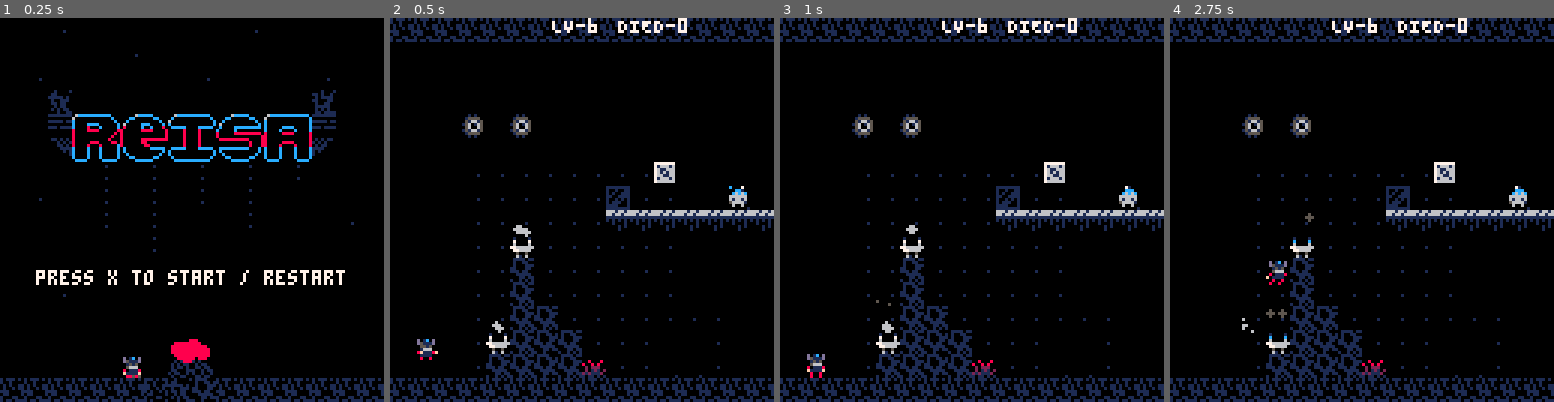
Above: before the commit, frames 1-4 (left to right).
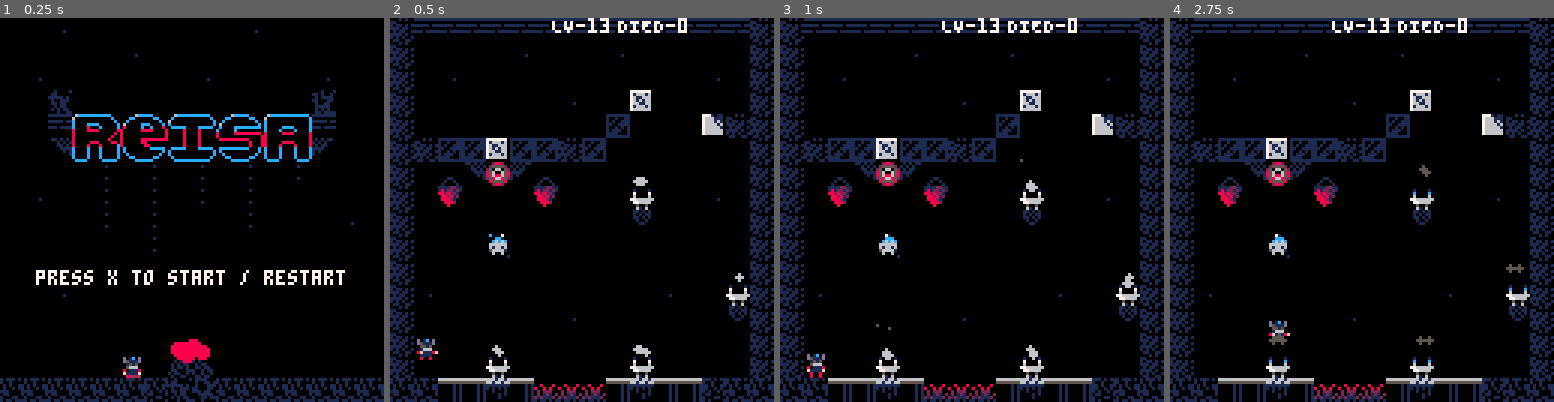
Above: after the commit, the same moments.

Repository: han-sen/pico-8-tests
Game: PICO-8 cartridge reisa/reisa.p8
Same seed, same stepped clock (60 frames per second), same inputs: the game is played once before the commit and once after it.
Inputs:
- Up to frame 1 (0.25 s): no input
- Up to frame 2 (0.5 s): tap X (X key) at 0.33 s
- Up to frame 3 (1 s): no input
- Up to frame 4 (2.75 s): tap X (X key) at 1.07, 1.85 s; hold Right 1.6-2.1 s; hold Up 2.15-2.42 s; hold Right from 2.47 s (still down)

Frame 1 is identical in both runs. In frame 2, 21% of the frame differs, in the area x 0-100%, y 0-100%; in frame 3, 21%; in frame 4, 22%.

Commit message:
fixed collision detecting while boosting

Diff:
--- a/reisa/reisa.p8
+++ b/reisa/reisa.p8
@@ -75,6 +75,7 @@
 		draw_turrets()
 		draw_player()
 		draw_bullets()
+		draw_text()
 		draw_fx()
 		roll_cam()
 		draw_debug()
@@ -83,9 +84,10 @@
 
 -- DEBUG OUTPUT
 function draw_debug()
-	print("LV-"..world.current_level, game_camera.cam_x + 54, game_camera.cam_y, 7)
-	print("DIED-"..death_count, game_camera.cam_x + 76, game_camera.cam_y, 7)
-
+	if world.current_level > 1 then
+		print("LV-"..world.current_level, game_camera.cam_x + 54, game_camera.cam_y, 7)
+		print("DIED-"..death_count, game_camera.cam_x + 76, game_camera.cam_y, 7)
+	end
 end
 
 function update_game()
@@ -240,7 +242,7 @@
 0a27283e0000000000390c0c3a00000a0000000d00000022220000000d000000870e0e9b222200220000222222002287002222000000000000000000b0b1000087000000000d0000000d000000000087000000000000000000000000000000000000000000000000000000000000000000000000000d00000000000000000000
 0a380a0000202020000002020000000a0d00000000000022220000000000000d878b8c227000000071020271000000870022000000000000000000000202202087000d000000000000000000000d00870000000000000000000000000000000000000000000000000000000000000000000d0000000000000d000000000d0000
 0a0a0a00008d8d8d000012120000000a00000000000d121212120d0000000000879b2270000000000c92920c000021870022000000330b34000000000a0a0a0a870000000000000d00008a0000000087000000000000000000000000000000000000000000000000000000000000000000002700000000000000000000280000
-0a22220000000000000000000000000a0000000d000000808100000a0b200d000a22700000000000000000000000008700000000000000000f71710f002222008700000000000000000f0000000f87870000000000000000000000000000000000000000000000000000000000000000000092c0c1c2c3c4c5c6c7c8c9920000
+0a22220000000000000000000000000a0000000d000000808100000a0b200d000a22700000000000000000000000008700000000000000000f71710f002222008700000000000000000f0000003387870000000000000000000000000000000000000000000000000000000000000000000092c0c1c2c3c4c5c6c7c8c9920000
 0a222200000000000000000000008a0a000d00000000009091000027283e0000877000000000000000000000000000870000000000000000000c0c00008a220087870f0f8a0f0f870f000000000000870000000000000000000000000000000000000000000000000000000000000000000094d0d1d2d3d4d5d6d7d8d93e0000
 0a220000008a000000008a000000000a00000000000000000000213f0b000000870000000000000000000012120000870000000000000000000000000000000087008594099385000000000000000087000000000000000000000000000000000000000000000000000000000000000000000000220022002200220022000000
 0a00000a0a0a0a0a0a0a0a0a0a0a8a0a000000000d0000010000000b3f0d0012870000000000600000000000000000872020200064002000000000000000000087003c0000003c0000006400000d00870000000000000000000000000000000000000000000000000000000000000000000d0000220022002200220000000000
--- a/reisa/src/draw.lua
+++ b/reisa/src/draw.lua
@@ -1,4 +1,13 @@
 -- DRAW FUNCTIONS
+
+function draw_text()
+	if world.current_level == 1 then
+		print("Jump in the fountain", game_camera.cam_x + 23, game_camera.cam_y + 2, 0)
+		print("Jump in the fountain", game_camera.cam_x + 24, game_camera.cam_y + 3, 7)
+		print("to start the trial", game_camera.cam_x + 27, game_camera.cam_y + 10, 0)
+		print("to start the trial", game_camera.cam_x + 28, game_camera.cam_y + 11, 7)
+	end
+end
 
 function game_key_animate()
 	if time() - game_keys.anim > 0.3 then
--- a/reisa/src/menu.lua
+++ b/reisa/src/menu.lua
@@ -1,6 +1,7 @@
 function update_menu()
     if btnp(5) then
         -- music(3)
+        effects = {}
         state = "playing"
     end
     fire_fx(64, 112, 8, {8, 2, 1}, 2)
--- a/reisa/src/player.lua
+++ b/reisa/src/player.lua
@@ -1,6 +1,6 @@
 player = {
-    x = 8 + (128 * 5),
-    y = 104 + (128 * 0),
+    x = 8 + (128 * 4),
+    y = 104 + (128 * 1),
     sprite = 64,
     size = 1,
     width = 8,
--- a/reisa/src/update.lua
+++ b/reisa/src/update.lua
@@ -77,7 +77,7 @@
 	elseif player.dy < 0 then -- jumping
 		player.jumping = true
 		player.landed = false
-		if map_collide(player, "up", 0) then
+		if map_collide(player, "up", 0) or map_collide(player, "right", 0) or map_collide(player, "left", 0)then
 			player.dy = 0
 		end
 	end
